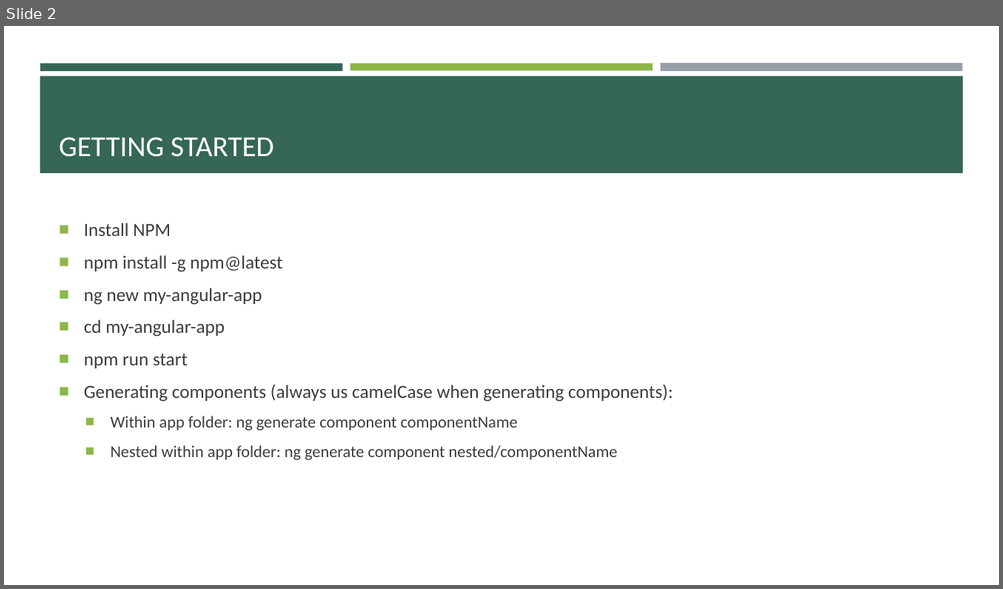
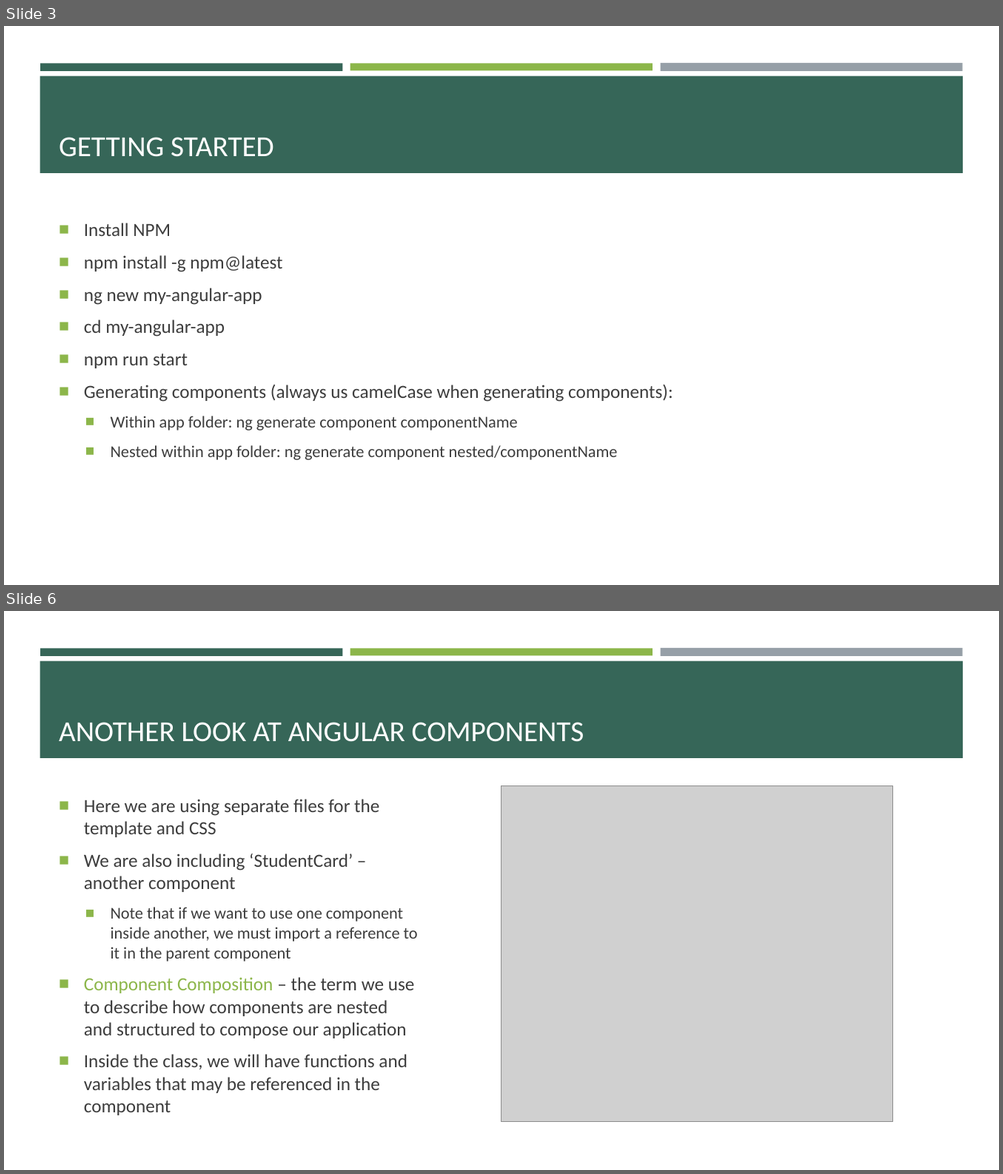
Before and after one commit to e-m-wilson/java-fs, a slide deck: Week_7/Angular.pptx. Shown one above the other, each under a label of ours: slide 2 before the commit, slides 3 and 6 after it; the slides between them are not shown. The pictures are 1003x589 and 1003x1174 pixels, drawn with LibreOffice and Linux fonts; fonts in the diff are those of the drawing; grey boxes stand for pictures. Boxes give left, top, right and bottom in pixels: in the first picture for what was removed or moved away, otherwise in the second. Text is boxed around its words. In the diff, an @@ line names an element or a change of style, - is before the commit and + after.

```diff
--- a/Week_7/Angular.pptx
+++ b/Week_7/Angular.pptx
@@ slide 6 added at bbox=[4, 611, 999, 1170], background #FFFFFF; not listed: 4 template elements that a slide beside it also shows @@
@@ title added at bbox=[59, 722, 584, 742], 28 pt, text #FFFFFF @@
+ANOTHER LOOK AT ANGULAR COMPONENTS
@@ picture added at bbox=[502, 786, 893, 1122] @@
@@ text added at bbox=[84, 799, 418, 1116], 18 pt, text #3D3D3D @@
+■ Here we are using separate files for the template and CSS
+■ We are also including ‘StudentCard’ – another component
+  ■ Note that if we want to use one component inside another, we must import a reference to it in the parent component
+■ Component Composition – the term we use to describe how components are nested and structured to compose our application
+■ Inside the class, we will have functions and variables that may be referenced in the component
@@ what was slide 2 is now slide 3 @@
```
Also in this commit, not shown: 9 other slides added, 2 slides removed, 4 other files.
